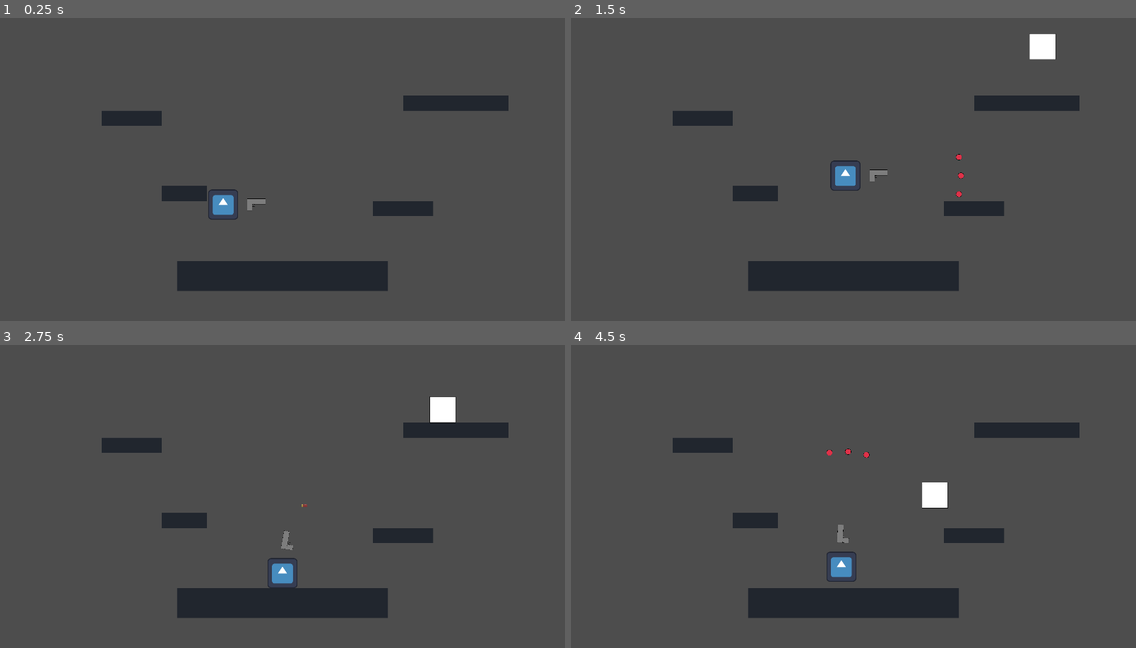
Above: before the commit, frames 1-4 (two rows, left to right).
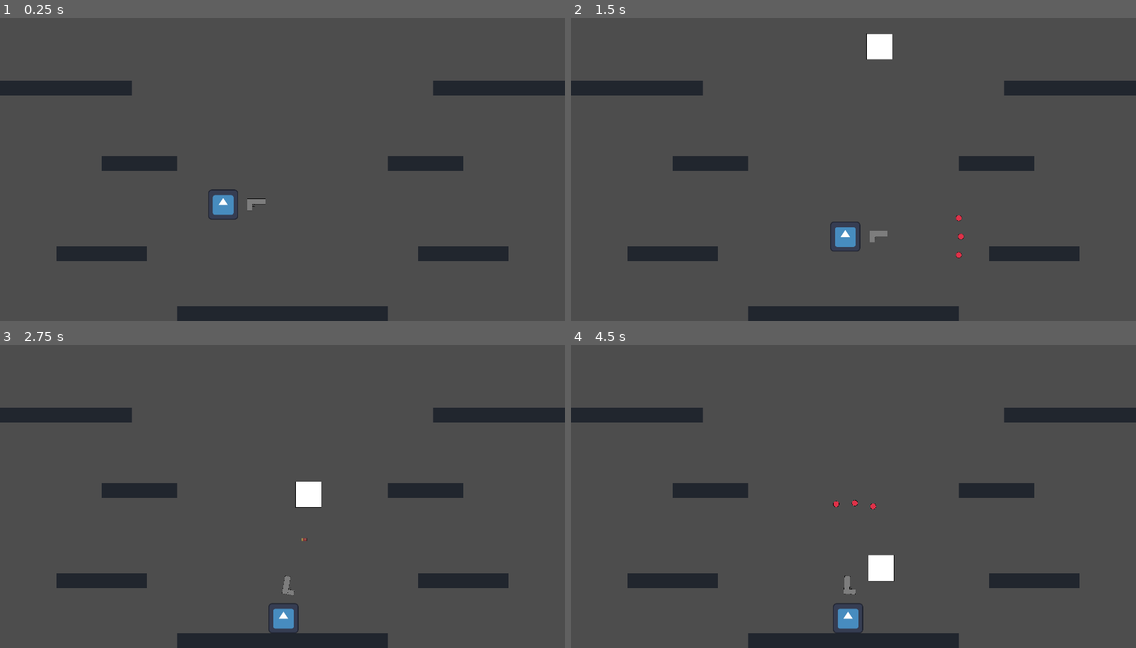
Above: after the commit, the same moments.

Repository: RajwolChapagain/Recoil-Robot
Game: Godot game, scene res://main.tscn
The game is run twice, just before and just after one commit, with the same random seed, the same clock (stepped at 60 frames per second) and the same inputs. The engine's default icon, where the game draws it, is replaced by a stand-in: a white triangle on a blue panel in a dark square.
Inputs:
- Up to frame 1 (0.25 s): no input
- Up to frame 2 (1.5 s): hold D (move_right) 0.53-1.28 s; tap W (jump) at 0.6, 0.77, 1.07 s; hold A (move_left) from 1.28 s (still down); tap Up (fire_bullet) at 1.35 s
- Up to frame 3 (2.75 s): tap W (jump) at 1.52, 1.55, 1.82, 2.3 s; release A (move_left) at 2.03 s; hold D (move_right) from 2.03 s (still down); hold Right (rotate_gun_clockwise) from 2.03 s (still down)
- Up to frame 4 (4.5 s): release Right (rotate_gun_clockwise) at 2.78 s; tap Left (rotate_gun_counter_clockwise) at 2.85 s; tap W (jump) at 3.02, 3.05, 3.32, 3.6, 3.77, 4.07 s; release D (move_right) at 3.53 s; hold A (move_left) from 3.53 s (still down); tap Up (fire_bullet) at 4.35 s

The runs differ from the first frame. In frame 1, 13% of the frame differs, in the area x 0-100%, y 20-100%; in frame 2, 15%, in the area x 0-100%, y 5-100%; in frame 3, 14%; in frame 4, 14%.

Commit message:
redesign level. implement higher recoil on jump loss and less reload on movement loss

Diff:
--- a/enemy/enemy.gd
+++ b/enemy/enemy.gd
@@ -56,10 +56,10 @@
 
 func on_robot_touched(robot):
 	if robot.can_jump:
-		robot.can_jump = false
+		robot.disable_jump()
 	elif robot.can_move:
-		robot.can_move = false
+		robot.disable_movement()
 	else:
-		robot.can_shoot = false
+		robot.disable_shooting()
 
 	die()
--- a/enemy/enemy_spawner.gd
+++ b/enemy/enemy_spawner.gd
@@ -4,10 +4,11 @@
 var spawn_rate = 0.2
 var spawn_rate_increment = 0.2
 var max_x_coordinate_spawn
+var camera_zoom = 0.8 #get this from the main scene's camera
 
 func _ready():
 	set_timer_wait_time()
-	max_x_coordinate_spawn = get_viewport_rect().size.x
+	max_x_coordinate_spawn = get_viewport_rect().size.x + (1 - camera_zoom) * get_viewport_rect().size.x
 
 func set_timer_wait_time():
 	$SpawnRateTimer.wait_time = 1 / float(spawn_rate)
--- a/player/robot.gd
+++ b/player/robot.gd
@@ -65,3 +65,14 @@
 	$Gun.position.y = distance_to_gun * sin(deg_to_rad(gun_rotation_angle))
 
 	$Gun.rotation_degrees = gun_rotation_angle
+
+func disable_jump():
+	can_jump = false
+	$Gun.recoil_force *= 2
+
+func disable_movement():
+	can_move = false
+	$Gun.fire_rate *= 2
+
+func disable_shooting():
+	can_shoot = false
--- a/world/world.tscn
+++ b/world/world.tscn
@@ -23,4 +23,8 @@
 [node name="TileMap" type="TileMap" parent="." groups=["platform"]]
 tile_set = SubResource("TileSet_twuvj")
 format = 2
-layer_0/tile_data = PackedInt32Array(1048586, 0, 0, 1048587, 0, 0, 1048588, 0, 0, 1048589, 0, 0, 1048590, 0, 0, 1048591, 0, 0, 1048592, 0, 0, 1048593, 0, 0, 1048594, 0, 0, 1048595, 0, 0, 1048585, 0, 0, 1048596, 0, 0, 1048584, 0, 0, 1048597, 0, 0, 983048, 0, 0, 983049, 0, 0, 983050, 0, 0, 983051, 0, 0, 983052, 0, 0, 983053, 0, 0, 983054, 0, 0, 983055, 0, 0, 983056, 0, 0, 983057, 0, 0, 983058, 0, 0, 983059, 0, 0, 983060, 0, 0, 983061, 0, 0, 720917, 0, 0, 720918, 0, 0, 720919, 0, 0, 720920, 0, 0, 655367, 0, 0, 655368, 0, 0, 655369, 0, 0, 262167, 0, 0, 262168, 0, 0, 262169, 0, 0, 262170, 0, 0, 262171, 0, 0, 262172, 0, 0, 262173, 0, 0, 327683, 0, 0, 327684, 0, 0, 327685, 0, 0, 327686, 0, 0)
+layer_0/tile_data = PackedInt32Array(1179656, 0, 0, 1179657, 0, 0, 1179658, 0, 0, 1179659, 0, 0, 1179660, 0, 0, 1179661, 0, 0, 1179662, 0, 0, 1179663, 0, 0, 1179664, 0, 0, 1179665, 0, 0, 1179666, 0, 0, 1179667, 0, 0, 1179668, 0, 0, 1179669, 0, 0, 524291, 0, 0, 524292, 0, 0, 524293, 0, 0, 524294, 0, 0, 524295, 0, 0, 524310, 0, 0, 524311, 0, 0, 524312, 0, 0, 524313, 0, 0, 524314, 0, 0, 262140, 0, 0, 262141, 0, 0, 262142, 0, 0, 262143, 0, 0, 196608, 0, 0, 196609, 0, 0, 196610, 0, 0, 196611, 0, 0, 196612, 0, 0, 196633, 0, 0, 196634, 0, 0, 196635, 0, 0, 196636, 0, 0, 196637, 0, 0, 196638, 0, 0, 196639, 0, 0, 196640, 0, 0, 196641, 0, 0, 917504, 0, 0, 917505, 0, 0, 917506, 0, 0, 917507, 0, 0, 917508, 0, 0, 917509, 0, 0, 917528, 0, 0, 917529, 0, 0, 917530, 0, 0, 917531, 0, 0, 917532, 0, 0, 917533, 0, 0)
+
+[node name="Camera2D" type="Camera2D" parent="."]
+offset = Vector2(960, 540)
+zoom = Vector2(0.8, 0.8)
Not shown: 1 places in world/platform.tscn that only renumber resources
